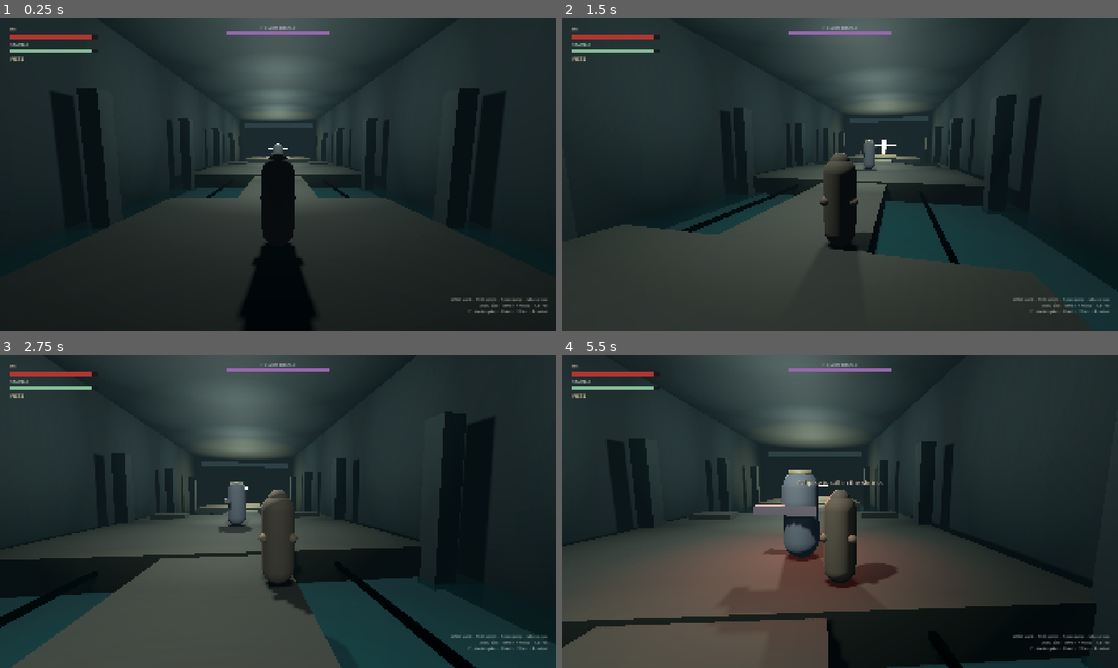
Above: before the commit, frames 1-4 (two rows, left to right).
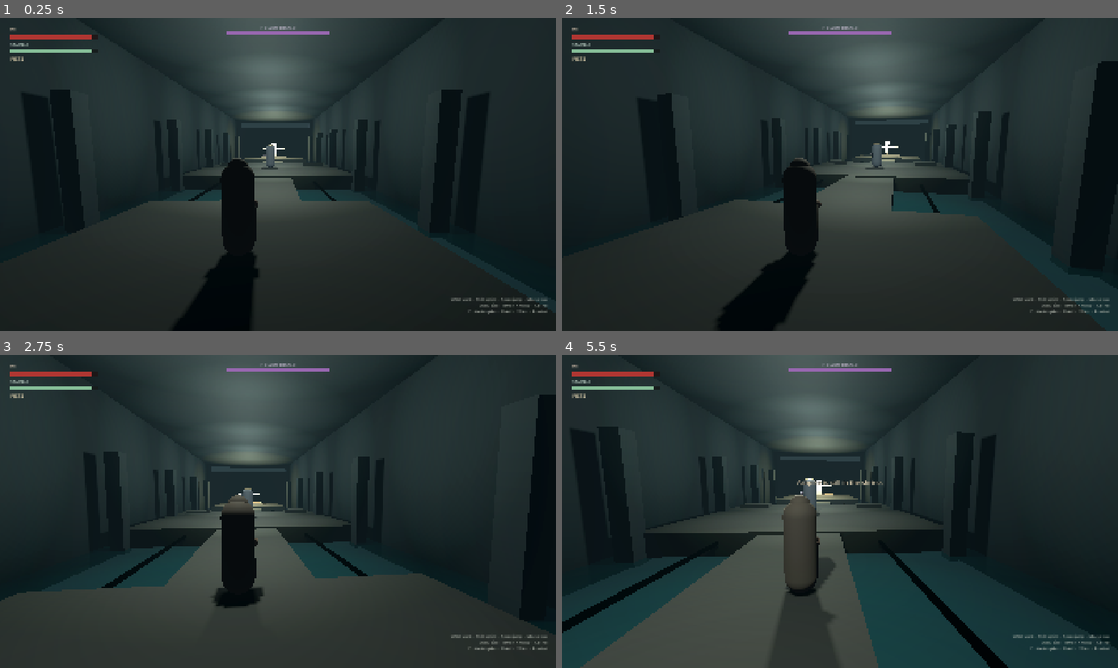
Above: after the commit, the same moments.

Repository: myat93/line7
Game: Godot game, scene res://main.tscn
Two runs of this game, one before a commit and one after it. Both use one fixed random seed, a clock stepped at 60 frames per second and the inputs below.
Inputs (mouse positions are in pixels of both pictures, inside the frame that each line leads up to):
- Up to frame 1 (0.25 s): no input
- Up to frame 2 (1.5 s): tap Enter at 0.5 s; move the mouse to (867, 174) at 0.52 s; hold Ctrl (roll) 0.53-1.28 s; hold W (move_forward) from 0.53 s (still down); click (867, 174) at 0.67 s; tap Space (jump) at 0.77 s; tap Shift (sprint) at 0.8, 1.35 s; move the mouse to (812, 174) at 1.27 s
- Up to frame 3 (2.75 s): keep holding W (move_forward); tap Space (jump) at 1.52 s; tap Alt at 1.55, 2.1 s; move the mouse to (289, 505) at 2.02 s; hold Ctrl (roll) from 2.03 s (still down)
- Up to frame 4 (5.5 s): keep holding W (move_forward); move the mouse to (834, 517) at 2.77 s; release Ctrl (roll) at 2.78 s; tap 1 (bind_ashpike) at 2.85 s; click (834, 517) at 2.92 s; tap Space (jump) at 3.02, 3.77, 4.52 s; tap Shift (sprint) at 3.05, 5.3 s; move the mouse to (878, 514) at 3.52 s; hold 2 (bind_fists) 3.53-4.28 s; tap Alt at 3.8 s; move the mouse to (795, 508) at 4.27 s; right-click (795, 508) at 4.35 s; tap Ctrl (roll) at 4.55 s; move the mouse to (845, 511) at 5.02 s; hold E (interact) from 5.03 s (still down); click (845, 511) at 5.17 s

The runs differ from the first frame. In frame 1, 13% of the frame differs, in the area x 10-87%, y 22-100%; in frame 2, 15%; in frame 3, 21%; in frame 4, 36%, in the area x 0-96%, y 21-100%.

Commit message:
Fix Shift sprint matching and make HE facing readable
Shift was bound with shift_pressed=false, so a real Shift hold never matched sprint. Rebind Shift/Ctrl as modifier keys, poll Shift directly, and widen sprint vs walk. Face movement with Godot -Z yaw and add visor, beak, chest mark, chevron, plus a slight over-shoulder camera.

Co-authored-by: myat93 <myat93@users.noreply.github.com>

Diff:
--- a/characters/he/he.gd
+++ b/characters/he/he.gd
@@ -42,6 +42,7 @@
 	Input.set_mouse_mode(Input.MOUSE_MODE_CAPTURED)
 	mesh_root.rotation.y = PI
 	camera_pivot.rotation = Vector3(_look_pitch, _look_yaw, 0.0)
+	_build_facing_read()
 	_refresh_stance_visual()
 	floor_snap_length = 0.3
 
@@ -115,21 +116,42 @@
 
 func _tick_free(delta: float) -> void:
 	var input_dir := _move_vector()
-	var can_sprint := input_dir.length() > 0.1 and (
-		not Combat.STAMINA_GATING or stamina > 4.0
-	)
-	var sprinting := Input.is_action_pressed("sprint") and can_sprint
-	var speed := Combat.SPRINT_SPEED if sprinting else Combat.WALK_SPEED
+	var sprinting := is_sprint_held() and input_dir.length() > 0.1
 	if sprinting and Combat.STAMINA_GATING:
-		stamina = maxf(stamina - Combat.SPRINT_DRAIN * delta, 0.0)
-		_stam_delay = 0.25
+		if stamina <= 4.0:
+			sprinting = false
+		else:
+			stamina = maxf(stamina - Combat.SPRINT_DRAIN * delta, 0.0)
+			_stam_delay = 0.25
+	var speed := target_move_speed(sprinting)
 	var target := input_dir * speed
-	var accel := Combat.MOVE_ACCEL if input_dir.length() > 0.1 else Combat.MOVE_DECEL
+	var accel := Combat.MOVE_DECEL
+	if input_dir.length() > 0.1:
+		accel = Combat.SPRINT_ACCEL if sprinting else Combat.MOVE_ACCEL
 	velocity.x = move_toward(velocity.x, target.x, accel * delta)
 	velocity.z = move_toward(velocity.z, target.z, accel * delta)
 	if input_dir.length() > 0.12:
-		var face := atan2(input_dir.x, input_dir.z)
-		mesh_root.rotation.y = lerp_angle(mesh_root.rotation.y, face, 1.0 - exp(-10.0 * delta))
+		_face_direction(input_dir, delta)
+
+
+func is_sprint_held() -> bool:
+	## Shift is a modifier. Poll the key directly so sprint cannot miss InputMap match.
+	if Input.is_physical_key_pressed(KEY_SHIFT) or Input.is_key_pressed(KEY_SHIFT):
+		return true
+	return Input.is_action_pressed("sprint")
+
+
+func target_move_speed(sprinting: bool) -> float:
+	return Combat.SPRINT_SPEED if sprinting else Combat.WALK_SPEED
+
+
+func _face_direction(dir: Vector3, delta: float) -> void:
+	dir.y = 0.0
+	if dir.length() < 0.05:
+		return
+	## Godot forward is -Z. atan2(x, z) is +Z-forward and made HE moonwalk.
+	var desired := atan2(-dir.x, -dir.z)
+	mesh_root.rotation.y = lerp_angle(mesh_root.rotation.y, desired, 1.0 - exp(-14.0 * delta))
 
 
 func _tick_roll(_delta: float) -> void:
@@ -304,6 +326,67 @@
 	stamina = minf(stamina + Combat.STAMINA_REGEN * delta, Combat.PLAYER_MAX_STAMINA)
 
 
+func _build_facing_read() -> void:
+	if mesh_root.get_node_or_null("Visor") != null:
+		return
+	var visor_mat := StandardMaterial3D.new()
+	visor_mat.albedo_color = Color(0.12, 0.2, 0.26)
+	visor_mat.metallic = 0.35
+	visor_mat.roughness = 0.25
+	visor_mat.emission_enabled = true
+	visor_mat.emission = Color(0.2, 0.55, 0.62)
+	visor_mat.emission_energy_multiplier = 0.9
+	var visor := MeshInstance3D.new()
+	visor.name = "Visor"
+	var visor_mesh := BoxMesh.new()
+	visor_mesh.size = Vector3(0.26, 0.09, 0.07)
+	visor.mesh = visor_mesh
+	visor.material_override = visor_mat
+	visor.position = Vector3(0.0, 1.7, -0.16)
+	mesh_root.add_child(visor)
+
+	var beak := MeshInstance3D.new()
+	beak.name = "Beak"
+	var beak_mesh := BoxMesh.new()
+	beak_mesh.size = Vector3(0.16, 0.12, 0.28)
+	beak.mesh = beak_mesh
+	var beak_mat := StandardMaterial3D.new()
+	beak_mat.albedo_color = Color(0.62, 0.48, 0.36)
+	beak_mat.roughness = 0.7
+	beak.material_override = beak_mat
+	beak.position = Vector3(0.0, 1.12, -0.38)
+	mesh_root.add_child(beak)
+
+	var mark := MeshInstance3D.new()
+	mark.name = "ChestMark"
+	var mark_mesh := BoxMesh.new()
+	mark_mesh.size = Vector3(0.1, 0.28, 0.04)
+	mark.mesh = mark_mesh
+	var mark_mat := StandardMaterial3D.new()
+	mark_mat.albedo_color = Color(0.78, 0.22, 0.2)
+	mark_mat.emission_enabled = true
+	mark_mat.emission = Color(0.55, 0.12, 0.1)
+	mark_mat.emission_energy_multiplier = 0.45
+	mark.material_override = mark_mat
+	mark.position = Vector3(0.1, 1.18, -0.3)
+	mesh_root.add_child(mark)
+
+	var chevron := MeshInstance3D.new()
+	chevron.name = "FacingChevron"
+	var prism := PrismMesh.new()
+	prism.size = Vector3(0.36, 0.05, 0.4)
+	chevron.mesh = prism
+	var chev_mat := StandardMaterial3D.new()
+	chev_mat.albedo_color = Color(0.85, 0.78, 0.45)
+	chev_mat.emission_enabled = true
+	chev_mat.emission = Color(0.55, 0.45, 0.18)
+	chev_mat.emission_energy_multiplier = 0.35
+	chevron.material_override = chev_mat
+	chevron.position = Vector3(0.0, 0.04, -0.32)
+	chevron.rotation_degrees = Vector3(90, 180, 0)
+	mesh_root.add_child(chevron)
+
+
 func _refresh_stance_visual() -> void:
 	if ashpike_visual:
 		ashpike_visual.set_bound(Game.ashpike_bound)
--- a/characters/he/he.tscn
+++ b/characters/he/he.tscn
@@ -75,13 +75,15 @@
 transform = Transform3D(1, 0, 0, 0, 1, 0, 0, 0, 1, 0, 1.45, 0)
 
 [node name="SpringArm3D" type="SpringArm3D" parent="CameraPivot"]
-spring_length = 4.4
+transform = Transform3D(1, 0, 0, 0, 1, 0, 0, 0, 1, 0.55, 0.12, 0)
+spring_length = 4.2
 margin = 0.12
 collision_mask = 1
 
 [node name="Camera3D" type="Camera3D" parent="CameraPivot/SpringArm3D"]
 current = true
 fov = 70.0
+h_offset = 0.2
 near = 0.08
 far = 180.0
 
--- a/core/combat.gd
+++ b/core/combat.gd
@@ -18,10 +18,11 @@
 const ROLL_TIME := 0.4
 const ROLL_IFRAMES := 0.22
 const ROLL_SPEED := 8.6
-const WALK_SPEED := 2.35
-const SPRINT_SPEED := 4.1
-const MOVE_ACCEL := 7.2
-const MOVE_DECEL := 11.5
+const WALK_SPEED := 2.4
+const SPRINT_SPEED := 6.4
+const MOVE_ACCEL := 8.0
+const SPRINT_ACCEL := 16.0
+const MOVE_DECEL := 12.0
 const GRAVITY := 28.0
 const JUMP_VELOCITY := 8.8
 
--- a/core/game.gd
+++ b/core/game.gd
@@ -120,17 +120,25 @@
 	_action("move_back", [_key(KEY_S)])
 	_action("move_left", [_key(KEY_A)])
 	_action("move_right", [_key(KEY_D)])
-	_action("sprint", [_key(KEY_SHIFT)])
+	_rebind("sprint", [_key(KEY_SHIFT)])
 	_action("jump", [_key(KEY_SPACE)])
 	_action("light_attack", [_mouse(MOUSE_BUTTON_LEFT), _key(KEY_J)])
 	_action("heavy_attack", [_mouse(MOUSE_BUTTON_RIGHT), _key(KEY_K)])
-	_action("roll", [_key(KEY_CTRL)])
+	_rebind("roll", [_key(KEY_CTRL)])
 	_unbind_key("roll", KEY_SPACE)
 	_action("interact", [_key(KEY_E)])
 	_action("bind_ashpike", [_key(KEY_1)])
 	_action("bind_fists", [_key(KEY_2)])
 	_action("restart", [_key(KEY_R)])
 	_action("toggle_mouse", [_key(KEY_ESCAPE)])
+
+
+func _rebind(action_name: String, events: Array) -> void:
+	if not InputMap.has_action(action_name):
+		InputMap.add_action(action_name)
+	InputMap.action_erase_events(action_name)
+	for event in events:
+		InputMap.action_add_event(action_name, event)
 
 
 func _unbind_key(action_name: String, physical: Key) -> void:
@@ -161,6 +169,13 @@
 func _key(physical: Key) -> InputEventKey:
 	var event := InputEventKey.new()
 	event.physical_keycode = physical
+	event.keycode = physical
+	## Shift/Ctrl events arrive with their modifier flag set. A binding with
+	## shift_pressed=false never matches a live Shift press.
+	event.shift_pressed = physical == KEY_SHIFT
+	event.ctrl_pressed = physical == KEY_CTRL
+	event.alt_pressed = physical == KEY_ALT
+	event.meta_pressed = physical == KEY_META
 	return event
 
 
--- a/project.godot
+++ b/project.godot
@@ -51,7 +51,7 @@
 }
 sprint={
 "deadzone": 0.5,
-"events": [Object(InputEventKey,"resource_local_to_scene":false,"resource_name":"","device":-1,"window_id":0,"alt_pressed":false,"shift_pressed":false,"ctrl_pressed":false,"meta_pressed":false,"pressed":false,"keycode":0,"physical_keycode":4194325,"key_label":0,"unicode":0,"location":0,"echo":false,"script":null)
+"events": [Object(InputEventKey,"resource_local_to_scene":false,"resource_name":"","device":-1,"window_id":0,"alt_pressed":false,"shift_pressed":true,"ctrl_pressed":false,"meta_pressed":false,"pressed":false,"keycode":4194325,"physical_keycode":4194325,"key_label":0,"unicode":0,"location":0,"echo":false,"script":null)
 ]
 }
 light_attack={
@@ -71,7 +71,7 @@
 }
 roll={
 "deadzone": 0.5,
-"events": [Object(InputEventKey,"resource_local_to_scene":fa …(66 unchanged characters)… se,"shift_pressed":false,"ctrl_pressed":false,"meta_pressed":false,"pressed":false,"keycode":0,"physical_keycode":4194326,"key_label":0,"unicode":0,"location":0,"echo":false,"script":null)
+"events": [Object(InputEventKey,"resource_local_to_scene":fa …(66 unchanged characters)… se,"shift_pressed":false,"ctrl_pressed":true,"meta_pressed":false,"pressed":false,"keycode":4194326,"physical_keycode":4194326,"key_label":0,"unicode":0,"location":0,"echo":false,"script":null)
 ]
 }
 interact={
--- a/tools/play_sim.gd
+++ b/tools/play_sim.gd
@@ -28,6 +28,17 @@
 		_fail("HE did not start at full HP.")
 	if Combat.STAMINA_GATING or Combat.WHIFF_PUNISH:
 		_fail("Playtest stamina gating / whiff punish must default off.")
+	if Combat.SPRINT_SPEED < Combat.WALK_SPEED * 1.6:
+		_fail("Sprint must be clearly faster than walk.")
+	if he.target_move_speed(true) <= he.target_move_speed(false) + 1.5:
+		_fail("HE sprint target speed does not exceed walk.")
+	var sprint_shift_ok := false
+	if InputMap.has_action("sprint"):
+		for event in InputMap.action_get_events("sprint"):
+			if event is InputEventKey and event.physical_keycode == KEY_SHIFT and event.shift_pressed:
+				sprint_shift_ok = true
+	if not sprint_shift_ok:
+		_fail("Sprint binding must match a live Shift press (shift_pressed=true).")
 	if not InputMap.has_action("jump"):
 		_fail("jump action is missing.")
 	else:
@@ -49,6 +60,11 @@
 	he._try_jump()
 	if he.velocity.y < Combat.JUMP_VELOCITY * 0.9:
 		_fail("Jump did not apply upward velocity.")
+	he._face_direction(Vector3(0.0, 0.0, 1.0), 1.0)
+	if absf(angle_difference(he.mesh_root.rotation.y, PI)) > 0.25:
+		_fail("HE does not face movement direction (+Z).")
+	if he.mesh_root.get_node_or_null("Visor") == null:
+		_fail("Facing visor missing.")
 
 	he.global_position = Vector3(0.0, 1.05, 17.2)
 	await get_tree().create_timer(1.6).timeout
--- a/tools/slice_check.gd
+++ b/tools/slice_check.gd
@@ -58,6 +58,8 @@
 		failures.append("Playtest default: WHIFF_PUNISH must be off.")
 	if Combat.JUMP_VELOCITY <= 0.0:
 		failures.append("Jump velocity must be set.")
+	if Combat.SPRINT_SPEED < Combat.WALK_SPEED * 1.6:
+		failures.append("Sprint must be clearly faster than walk.")
 
 
 func _check_scenes(failures: PackedStringArray) -> void:
Not shown, changed: README.md
